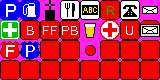
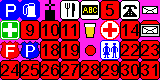
Layered file, before and after one edit (160×80). Changes by layer:
painted on "POI1" over [1, 4, 159, 76]
